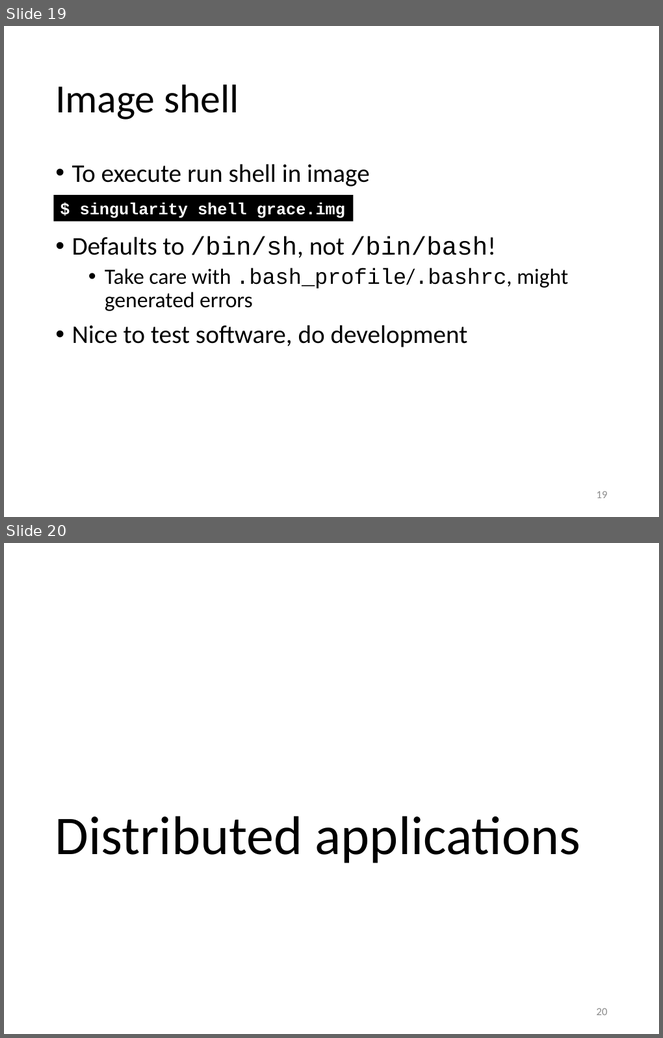
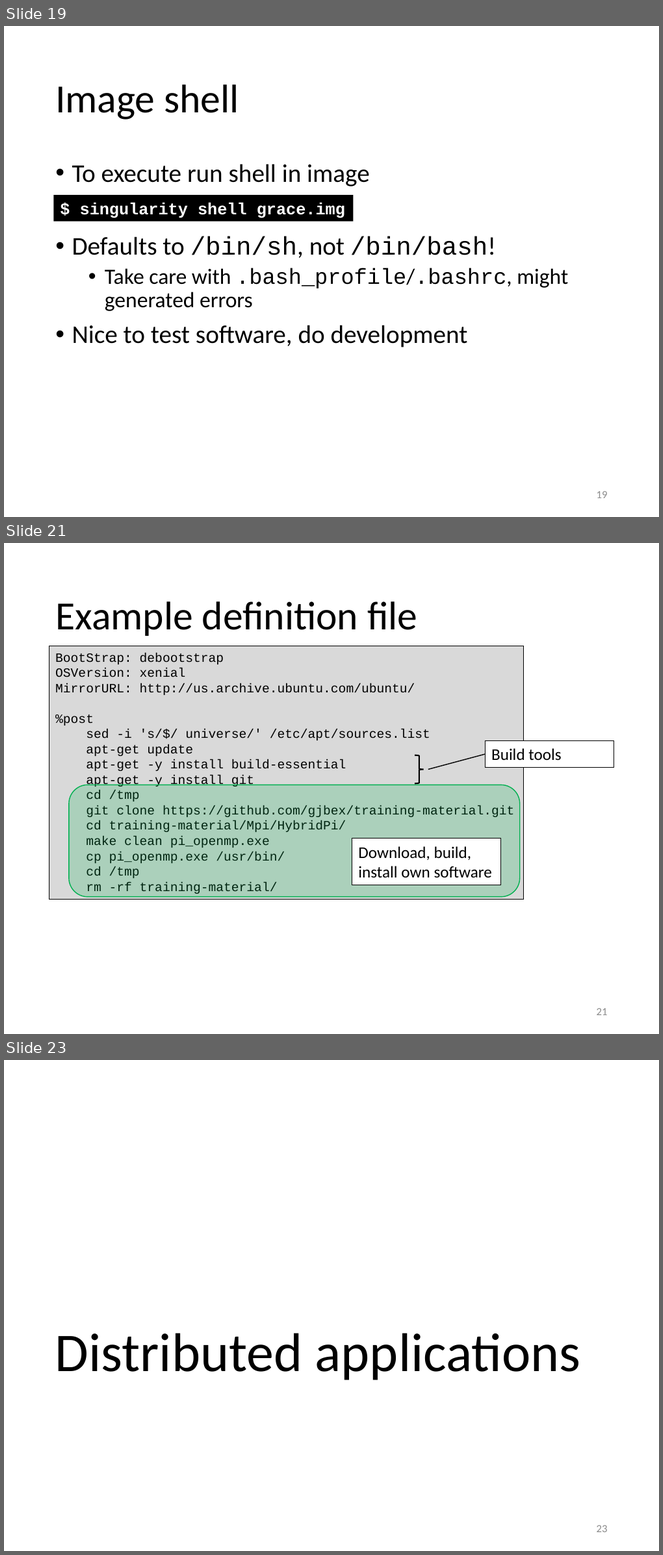
Before and after one commit to gjbex/training-material, a slide deck: Virtualization/singularity.pptx. Shown one above the other, each under a label of ours: slides 19 and 20 before the commit, slides 19, 21 and 23 after it; the slides between them are not shown. The pictures are 663x1038 and 663x1555 pixels, drawn with LibreOffice and Linux fonts; fonts in the diff are those of the drawing. Boxes give left, top, right and bottom in pixels: in the first picture for what was removed or moved away, otherwise in the second. Text is boxed around its words. In the diff, an @@ line names an element or a change of style, - is before the commit and + after.

Commit message:
Added OpenMP example

```diff
--- a/Virtualization/singularity.pptx
+++ b/Virtualization/singularity.pptx
@@ slide 21 added at box(4, 543, 659, 1034), background #FFFFFF @@
@@ title added at box(55, 601, 417, 636), 44 pt, text #000000 @@
+Example definition file
@@ rectangle added at box(50, 646, 524, 899), fill #D9D9D9, outline #000000 0.75 pt, 14 pt, text #000000 @@
+BootStrap: debootstrap
+OSVersion: xenial
+MirrorURL: http://us.archive.ubuntu.com/ubuntu/
+%post
+sed -i 's/$/ universe/' /etc/apt/sources.list
+apt-get update
+apt-get -y install build-essential
+apt-get -y install git
+cd /tmp
+git clone https://github.com/gjbex/training-material.git
+cd training-material/Mpi/HybridPi/
+make clean pi_openmp.exe
+cp pi_openmp.exe /usr/bin/
+cd /tmp
+rm -rf training-material/
@@ right brace added at box(415, 756, 423, 783), outline #000000 1.5 pt @@
@@ line added from (428, 770) to (485, 754), #000000 1 pt @@
@@ rectangle added at box(485, 741, 614, 767), fill #FFFFFF, outline #000000 0.75 pt, 18 pt, text #000000 @@
+Build tools
@@ rounded rectangle added at box(69, 785, 519, 897), fill #00B050 at 21% opacity, outline #00B050 1 pt @@
@@ rectangle added at box(352, 839, 501, 885), fill #FFFFFF, outline #000000 0.75 pt, 18 pt, text #000000 @@
+Download, build,
+install own software
@@ page number added at box(597, 1008, 608, 1016), 12 pt, text #8C8C8C @@
+21
@@ what was slide 20 is now slide 23 @@
@@ page number at box(597, 1525, 608, 1533): text changed @@
-20
+23
```
Also in this commit, not shown: 1 slide changed, 2 other slides added.
